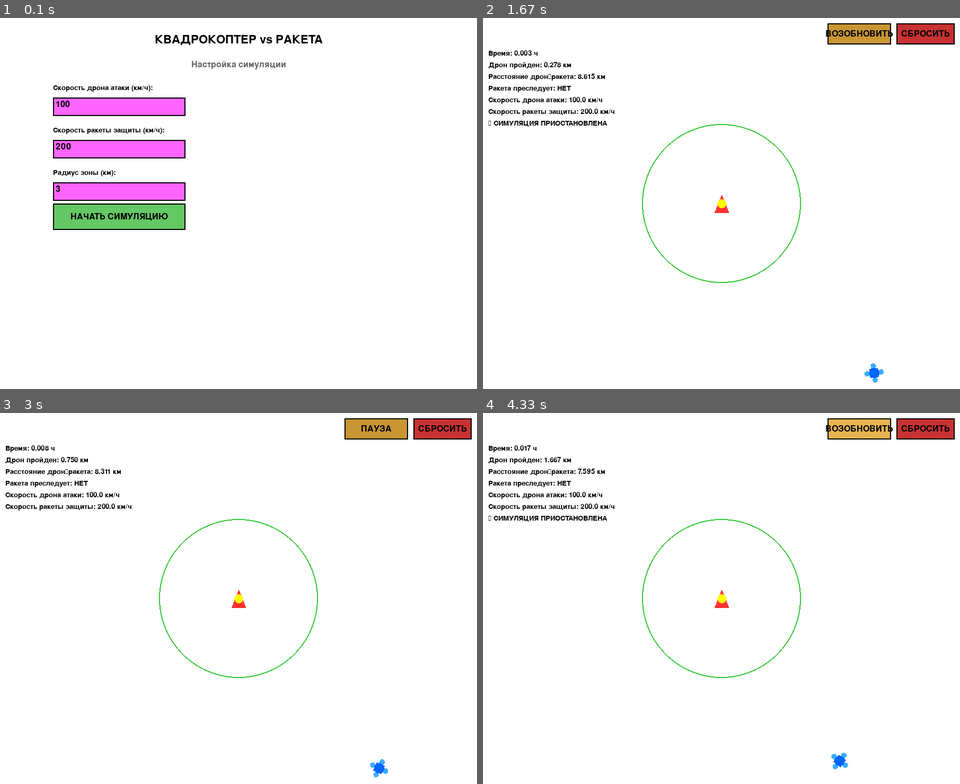
Above: before the commit, frames 1-4 (two rows, left to right).
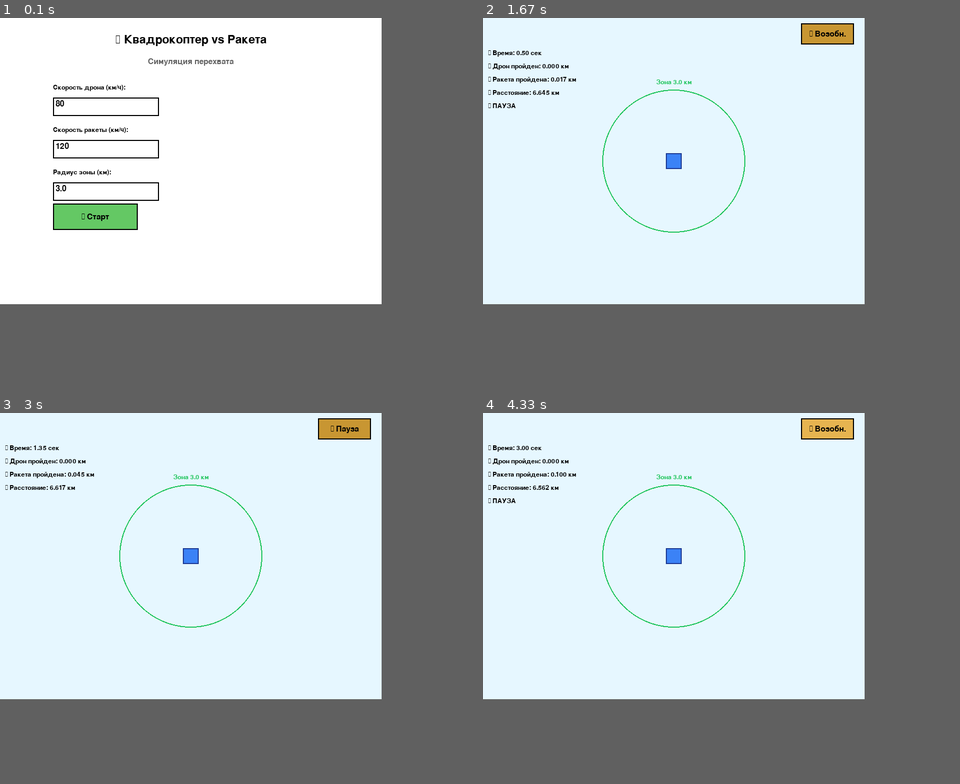
Above: after the commit, the same moments.

Repository: Scykorr/sokolov_pygame_bpla
Game: pygame game, started from main.py
Two runs of this game, one before a commit and one after it. Both use one fixed random seed, a clock stepped at 60 frames per second and the inputs below.
Inputs (mouse positions are in pixels of both pictures, inside the frame that each line leads up to):
- Up to frame 1 (0.1 s): no input
- Up to frame 2 (1.67 s): click (578, 218) at 0.38 s, where only the run after the commit has a clickable "▶️ Старт"; click (826, 32) at 0.72 s, where only the run after the commit has a clickable "⏸ Пауза"; click (554, 118) at 1.05 s
- Up to frame 3 (3 s): click (343, 427) at 2.38 s, where only the run after the commit has a clickable "▶️ Возобн."; click (176, 505) at 2.72 s
- Up to frame 4 (4.33 s): click (826, 427) at 4.05 s, where only the run after the commit has a clickable "⏸ Пауза"
In our replay, the window is 900x700 before the commit and 720x540 after it. These sizes can differ from the game's own. Grey fills any space a smaller window leaves; there, only what the larger window draws over its background counts as a difference.

The runs differ from the first frame. In frame 1, 5.9% of the frame differs, in the area x 11-68%, y 4-58%; in frame 2, 62%; in frame 3, 62%; in frame 4, 62%, in the area x 0-99%, y 0-96%.

Commit message:
Переделать игру: дрон в центре, ракета атакует с края (как в tkinter версии)

Diff:
--- a/main.py
+++ b/main.py
@@ -6,26 +6,30 @@
 # Инициализация Pygame
 pygame.init()
 
-# Параметры окна
-WIDTH, HEIGHT = 900, 700
-SCALE = 50  # 1 км = 50 пикселей
+# Параметры окна (совпадают с tkinter версией)
+WIDTH_KM = 16.0   # ширина карты в км
+HEIGHT_KM = 12.0  # высота карты в км
+SCALE = 45        # пикселей на 1 км
+WIDTH = int(WIDTH_KM * SCALE)    # 720 px
+HEIGHT = int(HEIGHT_KM * SCALE)  # 540 px
 
 screen = pygame.display.set_mode((WIDTH, HEIGHT))
-pygame.display.set_caption("Квадрокоптер vs Ракета")
+pygame.display.set_caption("🚁 Квадрокоптер vs Ракета — Симуляция перехвата")
 
 # Цвета
 WHITE = (255, 255, 255)
 BLACK = (0, 0, 0)
-BLUE = (0, 100, 255)
-RED = (255, 50, 50)
-GREEN = (50, 200, 50)
-YELLOW = (255, 255, 0)
+BLUE = (59, 130, 246)  # Более яркий синий
+RED = (239, 68, 68)    # Более яркий красный
+GREEN = (34, 197, 94)
+YELLOW = (255, 204, 0)
 GRAY = (150, 150, 150)
 DARK_GRAY = (100, 100, 100)
-LIGHT_BLUE = (173, 216, 230)
-
-font_small = pygame.font.SysFont(None, 20)
-font_medium = pygame.font.SysFont(None, 24)
+LIGHT_BLUE = (230, 247, 255)
+LIGHT_GRAY = (160, 196, 255)
+
+font_small = pygame.font.SysFont(None, 18)
+font_medium = pygame.font.SysFont(None, 22)
 font_large = pygame.font.SysFont(None, 32)
 
 
@@ -67,8 +71,12 @@
         label_surf = font_small.render(self.label, True, BLACK)
         surface.blit(label_surf, (self.rect.x, self.rect.y - 25))
 
-        color = LIGHT_BLUE if self.active else (
-            255, 100, 100 if self.error else 255)
+        if self.active:
+            color = LIGHT_BLUE
+        elif self.error:
+            color = (255, 100, 100)
+        else:
+            color = WHITE
         pygame.draw.rect(surface, color, self.rect)
         pygame.draw.rect(surface, BLACK, self.rect, 2)
 
@@ -111,103 +119,98 @@
         self.simulation_paused = False
         self.simulation_finished = False
 
-        # Поля ввода
+        # Поля ввода (со значениями по умолчанию)
         input_y = 150
         self.drone_speed_input = InputField(
-            100, input_y, 250, 35, "Скорость дрона атаки (км/ч):", 100)
+            100, input_y, 200, 35, "Скорость дрона (км/ч):", 80, 0.1, 200)
         self.missile_speed_input = InputField(
-            100, input_y + 80, 250, 35, "Скорость ракеты защиты (км/ч):", 200)
+            100, input_y + 80, 200, 35, "Скорость ракеты (км/ч):", 120, 0.1, 500)
         self.zone_radius_input = InputField(
-            100, input_y + 160, 250, 35, "Радиус зоны (км):", 3)
+            100, input_y + 160, 200, 35, "Радиус зоны (км):", 3.0, 0.1, 20)
 
         # Кнопки
         self.start_button = Button(
-            100, 350, 250, 50, "НАЧАТЬ СИМУЛЯЦИЮ", color=(100, 200, 100))
+            100, 350, 160, 50, "▶️ Старт", color=(100, 200, 100))
         self.pause_button = Button(
-            650, 10, 120, 40, "ПАУЗА", color=(200, 150, 50))
+            600, 10, 100, 40, "⏸ Пауза", color=(200, 150, 50))
         self.reset_button = Button(
-            780, 10, 110, 40, "СБРОСИТЬ", color=(200, 50, 50))
+            720, 10, 100, 40, "🔄 Сброс", color=(200, 50, 50))
 
         # Переменные симуляции
-        self.speed_drone_kmh = 100
-        self.speed_missile_kmh = 200
+        self.speed_drone_kmh = 80.0
+        self.speed_missile_kmh = 120.0
         self.zone_radius_km = 3.0
-
-        # Загрузка спрайтов
-        self.rocket_img = None
-        self.drone_img = None
-        self.use_sprites = False
-        try:
-            self.rocket_img = pygame.image.load("rocket.png").convert_alpha()
-            self.drone_img = pygame.image.load("drone.png").convert_alpha()
-            self.use_sprites = True
-            print("✓ Спрайты загружены")
-        except pygame.error as e:
-            print(f"⚠ Не удалось загрузить спрайты: {e}")
-            print("  Буду использовать геометрические фигуры")
 
         self.clock = pygame.time.Clock()
         self.reset_simulation()
 
+    def km_to_px(self, x_km, y_km):
+        """
+        Преобразование из км в пиксели.
+        Начало (0,0) км = левый НИЖНИЙ угол.
+        Canvas (0,0) = левый верхний угол → инвертируем Y.
+        """
+        px_x = int(x_km * SCALE)
+        px_y = int((HEIGHT_KM - y_km) * SCALE)
+        return px_x, px_y
+
     def reset_simulation(self):
         """Сброс симуляции"""
-        self.speed_drone = self.speed_drone_kmh / 3600.0
-        self.speed_missile = self.speed_missile_kmh / 3600.0
-
-        center_x_km = WIDTH / (2 * SCALE)
-        center_y_km = HEIGHT / (2 * SCALE)
-
-        # Ракета неподвижна в центре
-        self.missile_pos = [center_x_km, center_y_km]
-        # Дрон атакует с края
-        self.drone_active = False
-        self.drone_pos = [0.0, 0.0]
-        self.drone_angle = 0.0
-        self.drone_direction_change_timer = 0
-        self.drone_direction_change_interval = random.uniform(2, 6)
+        self.speed_drone = self.speed_drone_kmh / 3600.0  # км/сек
+        self.speed_missile = self.speed_missile_kmh / 3600.0  # км/сек
+
+        # Дрон в центре карты (8, 6) км
+        self.drone_pos = [WIDTH_KM / 2, HEIGHT_KM / 2]
+
+        # Ракета изначально неактивна
+        self.missile_pos = [0.0, 0.0]
+        self.missile_angle = 0.0
+        self.missile_active = False
+        self.missile_direction_change_timer = 0
+        self.missile_direction_change_interval = random.uniform(2, 6)
 
         self.explosion = False
-        self.explosion_time = 0
+        self.explosion_time = 0.0
         self.explosion_duration = 1.0
 
         self.time_elapsed = 0.0
         self.drone_distance = 0.0
         self.missile_distance = 0.0
-        self.drone_detected = False
-        self.tracking_active = False
         self.intercepted = False
         self.simulation_finished = False
         self.simulation_paused = False
 
-    def spawn_drone(self):
-        """Спавн дрона на краю экрана"""
+    def spawn_missile(self):
+        """Генерация стартовой позиции ракеты на краю карты"""
         side = random.choice(['top', 'bottom', 'left', 'right'])
-        margin_km = 1.0
+        margin_km = 0.3  # минимальный отступ за край
+
         if side == 'top':
-            x = random.uniform(0, WIDTH / SCALE)
+            x = random.uniform(1, WIDTH_KM - 1)
+            y = HEIGHT_KM + margin_km
+        elif side == 'bottom':
+            x = random.uniform(1, WIDTH_KM - 1)
             y = -margin_km
-        elif side == 'bottom':
-            x = random.uniform(0, WIDTH / SCALE)
-            y = HEIGHT / SCALE + margin_km
         elif side == 'left':
             x = -margin_km
-            y = random.uniform(0, HEIGHT / SCALE)
+            y = random.uniform(1, HEIGHT_KM - 1)
         else:  # right
-            x = WIDTH / SCALE + margin_km
-            y = random.uniform(0, HEIGHT / SCALE)
-
-        angle = random.uniform(0, 2 * math.pi)
+            x = WIDTH_KM + margin_km
+            y = random.uniform(1, HEIGHT_KM - 1)
+
+        # Направление на дрон (в центре)
+        angle = math.atan2(self.drone_pos[1] - y, self.drone_pos[0] - x)
         return [x, y], angle
 
     def draw_setup_screen(self):
         """Рисует экран настройки"""
         screen.fill(WHITE)
 
-        title = font_large.render("КВАДРОКОПТЕР vs РАКЕТА", True, BLACK)
+        title = font_large.render("🚁 Квадрокоптер vs Ракета", True, BLACK)
         screen.blit(title, (WIDTH // 2 - title.get_width() // 2, 30))
 
-        subtitle = font_medium.render("Настройка симуляции", True, DARK_GRAY)
-        screen.blit(subtitle, (WIDTH // 2 - subtitle.get_width() // 2, 80))
+        subtitle = font_medium.render("Симуляция перехвата", True, DARK_GRAY)
+        screen.blit(subtitle, (WIDTH // 2 - subtitle.get_width() // 2, 75))
 
         self.drone_speed_input.draw(screen)
         self.missile_speed_input.draw(screen)
@@ -215,185 +218,171 @@
         self.start_button.draw(screen)
 
         if any([self.drone_speed_input.error, self.missile_speed_input.error, self.zone_radius_input.error]):
-            error_text = font_small.render("Проверьте значения!", True, RED)
+            error_text = font_small.render("Ошибка: проверьте значения!", True, RED)
             screen.blit(error_text, (100, 420))
 
         pygame.display.flip()
 
     def draw_simulation_screen(self):
         """Рисует экран симуляции"""
-        screen.fill(WHITE)
-
-        self.pause_button.text = "ВОЗОБНОВИТЬ" if self.simulation_paused else "ПАУЗА"
+        screen.fill(LIGHT_BLUE)
+
+        # Кнопки управления
+        self.pause_button.text = "▶️ Возобн." if self.simulation_paused else "⏸ Пауза"
         self.pause_button.draw(screen)
         self.reset_button.draw(screen)
 
-        def km_to_px(x_km, y_km):
-            return int(x_km * SCALE), int(y_km * SCALE)
-
-        # Центр (ракета в центре)
-        center_x_km = WIDTH / (2 * SCALE)
-        center_y_km = HEIGHT / (2 * SCALE)
-        cx, cy = km_to_px(center_x_km, center_y_km)
-
-        # Зона вокруг ракеты
-        pygame.draw.circle(screen, GREEN, (cx, cy),
-                           int(self.zone_radius_km * SCALE), 2)
-
-        # Ракета (неподвижная в центре) - увеличенный размер
-        if self.use_sprites and self.rocket_img:
-            rocket_scaled = pygame.transform.scale(self.rocket_img, (40, 40))
-            rocket_rect = rocket_scaled.get_rect(center=(cx, cy))
-            screen.blit(rocket_scaled, rocket_rect)
+        # Дрон в центре (8, 6) км
+        drone_px = self.km_to_px(self.drone_pos[0], self.drone_pos[1])
+        cx, cy = drone_px
+
+        # Зона обнаружения (окружность вокруг дрона)
+        zone_radius_px = int(self.zone_radius_km * SCALE)
+        pygame.draw.circle(screen, GREEN, (cx, cy), zone_radius_px, 2)
+
+        # Подпись зоны
+        zone_text = font_small.render(f"Зона {self.zone_radius_km} км", True, GREEN)
+        screen.blit(zone_text, (cx - zone_text.get_width() // 2, cy - zone_radius_px - 20))
+
+        # Дрон (квадрат с цветом) в CENTER
+        drone_size = 15
+        pygame.draw.rect(screen, BLUE, (cx - drone_size, cy - drone_size,
+                                        drone_size * 2, drone_size * 2))
+        pygame.draw.rect(screen, (30, 60, 150), (cx - drone_size, cy - drone_size,
+                                                   drone_size * 2, drone_size * 2), 2)
+
+        # Ракета (треугольник)
+        if self.missile_active and not self.explosion:
+            mx, my = self.km_to_px(self.missile_pos[0], self.missile_pos[1])
+
+            # Проверка видимости (с запасом)
+            if (-50 <= mx <= WIDTH + 50) and (-50 <= my <= HEIGHT + 50):
+                # Треугольник указывает в направлении полета
+                tip_x = mx + 15 * math.cos(self.missile_angle)
+                tip_y = my + 15 * math.sin(self.missile_angle)
+
+                side_angle = math.pi / 2
+                left_x = mx + 8 * math.cos(self.missile_angle + side_angle)
+                left_y = my + 8 * math.sin(self.missile_angle + side_angle)
+                right_x = mx + 8 * math.cos(self.missile_angle - side_angle)
+                right_y = my + 8 * math.sin(self.missile_angle - side_angle)
+
+                pygame.draw.polygon(screen, RED, [
+                    (tip_x, tip_y), (left_x, left_y), (right_x, right_y)
+                ])
+                pygame.draw.polygon(screen, (180, 20, 20), [
+                    (tip_x, tip_y), (left_x, left_y), (right_x, right_y)
+                ], 2)
+
+        # Взрыв
+        if self.explosion:
+            ex, ey = cx, cy  # взрыв в центре (где дрон)
+            progress = min(1.0, self.explosion_time / self.explosion_duration)
+            base_radius = 20
+
+            colors = [YELLOW, (255, 165, 0), (255, 69, 0), (200, 0, 0)]
+            for i, color in enumerate(colors):
+                radius = int(base_radius * (0.6 + 0.4 * progress) * (1.0 - i * 0.2))
+                if radius > 0:
+                    pygame.draw.circle(screen, color, (ex, ey), radius)
+
+        # Статистика слева
+        info_texts = [
+            f"⏱ Время: {self.time_elapsed:.2f} сек",
+            f"🚁 Дрон пройден: {self.drone_distance:.3f} км",
+            f"🚀 Ракета пройдена: {self.missile_distance:.3f} км",
+        ]
+
+        if self.missile_active:
+            dist = math.hypot(
+                self.missile_pos[0] - self.drone_pos[0],
+                self.missile_pos[1] - self.drone_pos[1]
+            )
+            info_texts.append(f"📏 Расстояние: {dist:.3f} км")
         else:
-            rocket_size = 15
-            pygame.draw.polygon(screen, RED, [
-                (cx, cy),
-                (cx + rocket_size, cy + rocket_size),
-                (cx, cy + rocket_size + 12),
-                (cx - rocket_size, cy + rocket_size)
-            ])
-            pygame.draw.circle(screen, YELLOW, (cx, cy), rocket_size // 2)
-
-        # Дрон (атакует с края) - увеличенный размер
-        if self.drone_active and not self.explosion:
-            dx, dy = km_to_px(self.drone_pos[0], self.drone_pos[1])
-            if self.use_sprites and self.drone_img:
-                # Вращаем дрон в соответствии с направлением
-                angle_deg = math.degrees(self.drone_angle) - 90
-                drone_scaled = pygame.transform.scale(self.drone_img, (40, 40))
-                drone_rotated = pygame.transform.rotate(drone_scaled, angle_deg)
-                drone_rect = drone_rotated.get_rect(center=(dx, dy))
-                screen.blit(drone_rotated, drone_rect)
-            else:
-                drone_size = 12
-                pygame.draw.polygon(screen, BLUE, [
-                    (dx, dy),
-                    (dx - drone_size * math.cos(self.drone_angle),
-                     dy - drone_size * math.sin(self.drone_angle)),
-                    (dx - drone_size * 0.7 * math.cos(self.drone_angle) - drone_size * 0.5 * math.sin(self.drone_angle),
-                     dy - drone_size * 0.7 * math.sin(self.drone_angle) + drone_size * 0.5 * math.cos(self.drone_angle)),
-                    (dx - drone_size * 0.7 * math.cos(self.drone_angle) + drone_size * 0.5 * math.sin(self.drone_angle),
-                     dy - drone_size * 0.7 * math.sin(self.drone_angle) - drone_size * 0.5 * math.cos(self.drone_angle))
-                ])
-                pygame.draw.circle(screen, BLUE, (dx, dy), drone_size // 2)
-
-        # Линия преследования (если обнаружен дрон)
-        if self.drone_active and self.tracking_active and not self.explosion:
-            dx, dy = km_to_px(self.drone_pos[0], self.drone_pos[1])
-            pygame.draw.line(screen, YELLOW, (cx, cy), (dx, dy), 1)
-
-        # Взрыв (в центре, у ракеты)
-        if self.explosion:
-            ex, ey = cx, cy
-            radius = int(20 * (self.explosion_time / self.explosion_duration))
-            pygame.draw.circle(screen, YELLOW, (ex, ey), radius)
-            pygame.draw.circle(screen, RED, (ex, ey), radius // 2)
-
-        # Информация
-        dist_to_drone = math.hypot(
-            self.missile_pos[0] - self.drone_pos[0],
-            self.missile_pos[1] - self.drone_pos[1]) if self.drone_active else 0
-
-        info_lines = [
-            f"Время: {self.time_elapsed:.3f} ч",
-            f"Дрон пройден: {self.drone_distance:.3f} км",
-            f"Расстояние дрон→ракета: {dist_to_drone:.3f} км",
-            f"Ракета преследует: {'ДА ✓' if self.tracking_active else 'НЕТ'}",
-            f"Скорость дрона атаки: {self.speed_drone_kmh} км/ч",
-            f"Скорость ракеты защиты: {self.speed_missile_kmh} км/ч",
-        ]
+            info_texts.append("📏 Расстояние: -- км")
 
         if self.simulation_paused:
-            info_lines.append("⏸ СИМУЛЯЦИЯ ПРИОСТАНОВЛЕНА")
-
+            info_texts.append("⏸ ПАУЗА")
         if self.simulation_finished:
             if self.intercepted:
-                info_lines.append("✅ ДРОН ПЕРЕХВАЧЕН РАКЕТОЙ!")
+                info_texts.append("✅ Ракета перехвачена!")
             else:
-                info_lines.append("❌ ДРОН ИЗБЕЖАЛ ПЕРЕХВАТА!")
-
-        for i, line in enumerate(info_lines):
-            text = font_small.render(line, True, BLACK)
-            screen.blit(text, (10, 60 + i * 22))
+                info_texts.append("❌ Ракета ушла")
+
+        for i, text in enumerate(info_texts):
+            surf = font_small.render(text, True, BLACK)
+            screen.blit(surf, (10, 60 + i * 25))
 
         pygame.display.flip()
 
     def update_simulation(self):
-        """Обновляет состояние симуляции"""
-        if self.simulation_paused or self.simulation_finished:
-            return
-
-        dt = 1.0
-        self.time_elapsed += dt / 3600.0
-
-        # Спавн дрона
-        if not self.drone_active:
-            self.drone_pos, self.drone_angle = self.spawn_drone()
-            self.drone_active = True
-
-        # Движение дрона (случайное)
-        if self.drone_active and not self.explosion:
-            self.drone_direction_change_timer += dt
-            if self.drone_direction_change_timer >= self.drone_direction_change_interval:
-                turn = random.uniform(-math.pi / 6, math.pi / 6)
-                self.drone_angle += turn
-                self.drone_direction_change_timer = 0
-                self.drone_direction_change_interval = random.uniform(2, 6)
-
-            dx = math.cos(self.drone_angle) * self.speed_drone * dt
-            dy = math.sin(self.drone_angle) * self.speed_drone * dt
-            self.drone_pos[0] += dx
-            self.drone_pos[1] += dy
-            self.drone_distance += self.speed_drone * dt
-
-            # Проверка границ экрана
-            margin = 0.5  # Отступ 0.5 км от края
-            max_x = WIDTH / SCALE
-            max_y = HEIGHT / SCALE
-            self.drone_pos[0] = max(margin, min(
-                self.drone_pos[0], max_x - margin))
-            self.drone_pos[1] = max(margin, min(
-                self.drone_pos[1], max_y - margin))
-
-            # Проверка: дрон вошел в зону ракеты?
-            dist_to_rocket = math.hypot(
-                self.drone_pos[0] - self.missile_pos[0],
-                self.drone_pos[1] - self.missile_pos[1])
-            if dist_to_rocket <= self.zone_radius_km and not self.drone_detected:
-                self.drone_detected = True
-                self.tracking_active = True
-
-        # Движение ракеты (преследование, если дрон обнаружен)
-        if self.tracking_active and not self.explosion:
-            dist_to_drone = math.hypot(
-                self.missile_pos[0] - self.drone_pos[0],
-                self.missile_pos[1] - self.drone_pos[1])
-
-            if dist_to_drone > 0:
-                # Направление к дрону
-                dir_x = (self.drone_pos[0] -
-                         self.missile_pos[0]) / dist_to_drone
-                dir_y = (self.drone_pos[1] -
-                         self.missile_pos[1]) / dist_to_drone
-                self.missile_pos[0] += dir_x * self.speed_missile * dt
-                self.missile_pos[1] += dir_y * self.speed_missile * dt
-                self.missile_distance += self.speed_missile * dt
-
-                # Проверка перехвата
-                new_dist = math.hypot(
+        """Основной цикл обновления"""
+        if not self.simulation_paused:
+            dt = 0.05  # шаг симуляции в секундах
+
+            # Взрыв
+            if self.explosion:
+                self.explosion_time += dt
+                if self.explosion_time >= self.explosion_duration:
+                    self.simulation_finished = True
+                    self.simulation_paused = True
+
+            # Если ракета еще летит
+            if self.missile_active and not self.explosion:
+                self.time_elapsed += dt
+
+                # Изменение направления ракеты (случайные маневры)
+                self.missile_direction_change_timer += dt
+                if self.missile_direction_change_timer >= self.missile_direction_change_interval:
+                    turn = random.uniform(-math.pi / 6, math.pi / 6)  # ±30 градусов
+                    self.missile_angle += turn
+                    self.missile_direction_change_timer = 0
+                    self.missile_direction_change_interval = random.uniform(2, 6)
+
+                # Движение ракеты
+                dx_m = math.cos(self.missile_angle) * self.speed_missile * dt
+                dy_m = math.sin(self.missile_angle) * self.speed_missile * dt
+                self.missile_pos[0] += dx_m
+                self.missile_pos[1] += dy_m
+                self.missile_distance += math.hypot(dx_m, dy_m)
+
+                # Расстояние до дрона
+                dist_to_drone = math.hypot(
                     self.missile_pos[0] - self.drone_pos[0],
-                    self.missile_pos[1] - self.drone_pos[1])
-                if new_dist < 0.1:
-                    self.explosion = True
-                    self.explosion_time = 0
-                    self.intercepted = True
-
-        # Обновление взрыва
-        if self.explosion:
-            self.explosion_time += dt
-            if self.explosion_time >= self.explosion_duration:
-                self.simulation_finished = True
+                    self.missile_pos[1] - self.drone_pos[1]
+                )
+
+                # Движение дрона (убегает от ракеты если она в зоне)
+                if dist_to_drone <= self.zone_radius_km:
+                    if dist_to_drone > 0.01:
+                        # Направление ВЫХОДА из опасности (от ракеты)
+                        dir_x = (self.drone_pos[0] - self.missile_pos[0]) / dist_to_drone
+                        dir_y = (self.drone_pos[1] - self.missile_pos[1]) / dist_to_drone
+                        dx_d = dir_x * self.speed_drone * dt
+                        dy_d = dir_y * self.speed_drone * dt
+                        self.drone_pos[0] += dx_d
+                        self.drone_pos[1] += dy_d
+                        self.drone_distance += math.hypot(dx_d, dy_d)
+
+                    # Проверка перехвата
+                    new_dist = math.hypot(
+                        self.missile_pos[0] - self.drone_pos[0],
+                        self.missile_pos[1] - self.drone_pos[1]
+                    )
+                    if new_dist < 0.1 and not self.explosion:  # 100 метров
+                        self.explosion = True
+                        self.explosion_time = 0
+                        self.intercepted = True
+
+                # Проверка: покинула ли ракета зону досягаемости
+                if (self.missile_pos[0] < -5 or self.missile_pos[0] > WIDTH_KM + 5 or
+                    self.missile_pos[1] < -5 or self.missile_pos[1] > HEIGHT_KM + 5):
+                    self.simulation_finished = True
+                    self.simulation_paused = True
+                    self.missile_active = False
+
+        self.draw_simulation_screen()
 
     def handle_setup_events(self):
         """Обработка событий на экране настройки"""
@@ -418,6 +407,11 @@
                         self.zone_radius_km = zone_val
                         self.state = STATE_RUNNING
                         self.reset_simulation()
+
+                        # Спавн ракеты и запуск симуляции
+                        self.missile_pos, self.missile_angle = self.spawn_missile()
+                        self.missile_active = True
+                        self.simulation_paused = False
             else:
                 self.start_button.update(pygame.mouse.get_pos())
 
@@ -438,9 +432,7 @@
 
                 if self.reset_button.is_clicked(event.pos):
                     self.state = STATE_SETUP
-                    self.drone_speed_input.set_value(self.speed_drone_kmh)
-                    self.missile_speed_input.set_value(self.speed_missile_kmh)
-                    self.zone_radius_input.set_value(self.zone_radius_km)
+                    self.simulation_finished = False
             else:
                 self.pause_button.update(pygame.mouse.get_pos())
                 self.reset_button.update(pygame.mouse.get_pos())
@@ -456,7 +448,6 @@
                 running = self.handle_setup_events()
             else:
                 self.update_simulation()
-                self.draw_simulation_screen()
                 running = self.handle_simulation_events()
 
             self.clock.tick(30)
